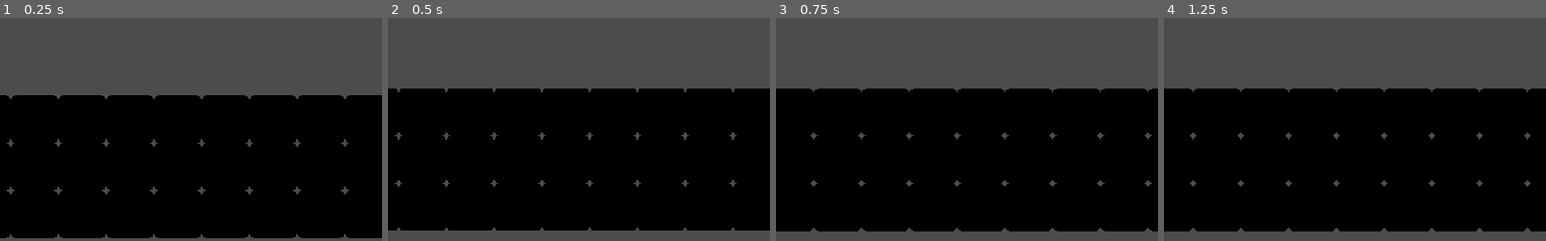
Above: before the commit, frames 1-4 (left to right).
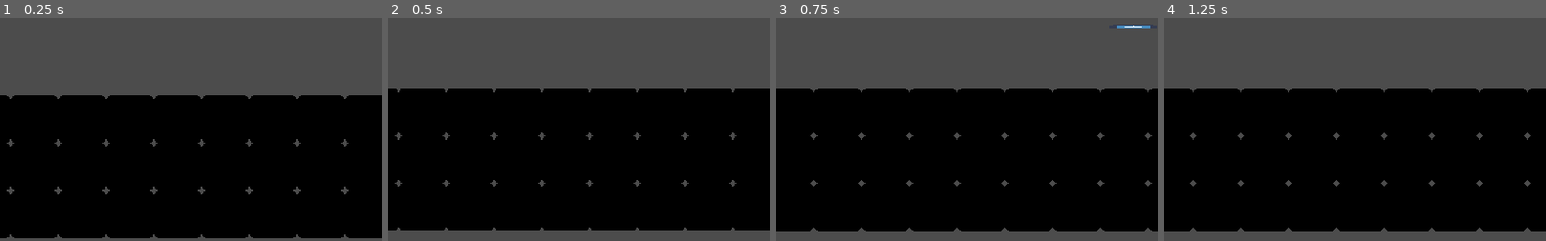
Above: after the commit, the same moments.

Repository: azylazide/Untitiled-HW-game
Game: Godot game, scene res://src/Levels/debug_world.tscn
Two runs of this game, one before a commit and one after it. Both use one fixed random seed, a clock stepped at 60 frames per second and the inputs below. The engine's default icon, where the game draws it, is replaced by a stand-in: a white triangle on a blue panel in a dark square.
Inputs:
- Up to frame 1 (0.25 s): no input
- Up to frame 2 (0.5 s): no input
- Up to frame 3 (0.75 s): hold D (right) from 0.53 s (still down); hold Z (attack) from 0.53 s (still down)
- Up to frame 4 (1.25 s): keep holding D (right); keep holding Z (attack); tap W (jump) at 0.77 s
The pictures show only the part of the screen within x 2-52%, y 45-95%; the shares and areas given below are measured in that part.

Frames 1-2 are identical in both runs. In frame 3, 0.1% of the frame differs, in the area x 89-98%, y 3-5%; in frame 4, nothing differs.

Commit message:
crude projectile spawning attack state signals level script is connected and runs spawning of arrow to scene

Diff:
--- a/src/Actors/Player/ActionStates/Attack.gd
+++ b/src/Actors/Player/ActionStates/Attack.gd
@@ -1,4 +1,10 @@
 extends "res://src/Actors/Player/ActionStates/Alive.gd"
+
+signal player_fired
+
+func enter(_prev_info:={}) -> void:
+	var spawner: Vector2 = owner.arrow_spawn.global_position
+	emit_signal("player_fired", spawner)
 
 func state_input(_event: InputEvent) -> void:
 	.state_input(_event)
--- a/src/Actors/Player/ActionStates/Death.gd
+++ b/src/Actors/Player/ActionStates/Death.gd
@@ -5,6 +5,7 @@
 	pass
 
 func enter(_prev_info:={}):
+	owner.get_node("MovementSM").enable_statemachine(false)
 	yield(get_tree().create_timer(5.0),"timeout")
 	owner.queue_free()
 	pass
--- a/src/Actors/Player/player.gd
+++ b/src/Actors/Player/player.gd
@@ -40,6 +40,8 @@
 onready var wall_cooldown:= $WallClingTime
 onready var left_raycast:= $WallRayCast/LeftRay
 onready var right_raycast:= $WallRayCast/RightRay
+
+onready var arrow_spawn:= $ArrowSpawn
 
 const SLOPE_STOP_THRESHOLD:= 100.0
 
--- a/src/Actors/Player/player.tscn
+++ b/src/Actors/Player/player.tscn
@@ -214,3 +214,6 @@
 [node name="WallClingTime" type="Timer" parent="."]
 process_mode = 0
 one_shot = true
+
+[node name="ArrowSpawn" type="Position2D" parent="."]
+position = Vector2( 48, -83 )
--- /dev/null
+++ b/src/Levels/debug_world.gd
@@ -0,0 +1,13 @@
+extends Node
+
+onready var arrow_scn:= preload("res://src/Projectiles/Arrows.tscn")
+
+func _ready() -> void:
+	$player/ActionSM/Alive/Attack.connect("player_fired", self, "spawn_arrow")
+	pass
+
+func spawn_arrow(pos) -> void:
+	var arrow = arrow_scn.instance()
+	arrow.position = pos
+	add_child(arrow)
+	pass
--- a/src/Levels/debug_world.tscn
+++ b/src/Levels/debug_world.tscn
@@ -1,7 +1,8 @@
-[gd_scene load_steps=5 format=2]
+[gd_scene load_steps=6 format=2]
 
 [ext_resource path="res://icon.png" type="Texture" id=1]
 [ext_resource path="res://src/Actors/Player/player.tscn" type="PackedScene" id=2]
+[ext_resource path="res://src/Levels/debug_world.gd" type="Script" id=4]
 
 [sub_resource type="ConvexPolygonShape2D" id=2]
 points = PoolVector2Array( 0, 0, 64, 0, 64, 64, 0, 64 )
@@ -30,6 +31,7 @@
 0/z_index = 0
 
 [node name="debug_world" type="Node"]
+script = ExtResource( 4 )
 
 [node name="StaticBody2D" type="StaticBody2D" parent="."]
 
--- /dev/null
+++ b/src/Projectiles/Arrows.gd
@@ -0,0 +1,16 @@
+extends Area2D
+
+export(float) var xspeed = 10
+
+var velocity:= Vector2.ZERO
+
+func _ready() -> void:
+	velocity.x = xspeed*Globals.TILE_UNITS
+
+func _physics_process(delta: float) -> void:
+	position += velocity*delta
+
+
+func _on_Arrow_body_entered(body: Node) -> void:
+	queue_free()
+	pass # Replace with function body.
--- /dev/null
+++ b/src/Projectiles/Arrows.tscn
@@ -0,0 +1,22 @@
+[gd_scene load_steps=4 format=2]
+
+[ext_resource path="res://src/Projectiles/Arrows.gd" type="Script" id=1]
+[ext_resource path="res://icon.png" type="Texture" id=2]
+
+[sub_resource type="CircleShape2D" id=1]
+radius = 8.0
+
+[node name="Arrow" type="Area2D"]
+collision_layer = 4
+collision_mask = 3
+script = ExtResource( 1 )
+
+[node name="CollisionShape2D" type="CollisionShape2D" parent="."]
+shape = SubResource( 1 )
+
+[node name="Icon" type="Sprite" parent="."]
+position = Vector2( -32, 0.5 )
+scale = Vector2( 1, 0.078125 )
+texture = ExtResource( 2 )
+
+[connection signal="body_entered" from="." to="." method="_on_Arrow_body_entered"]
